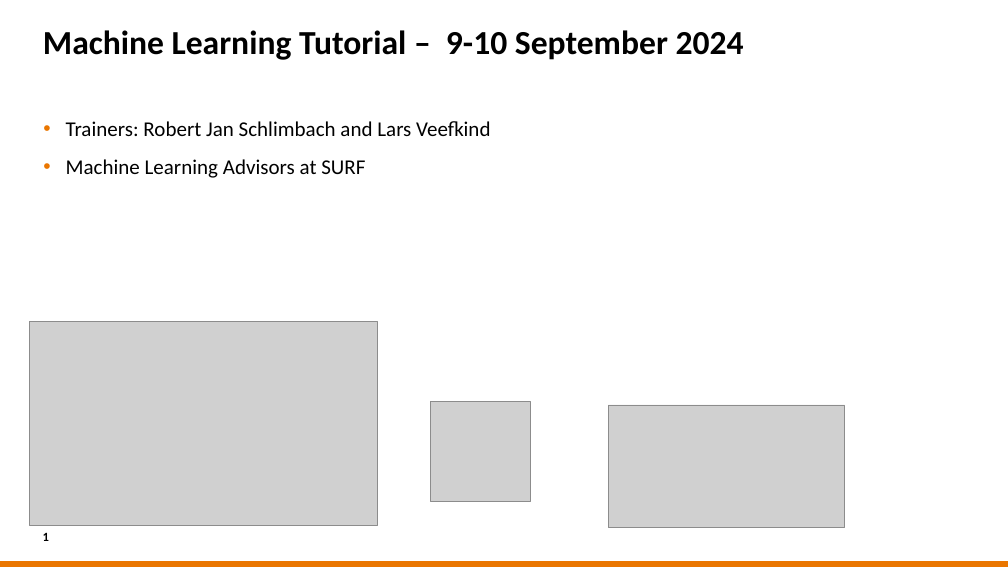
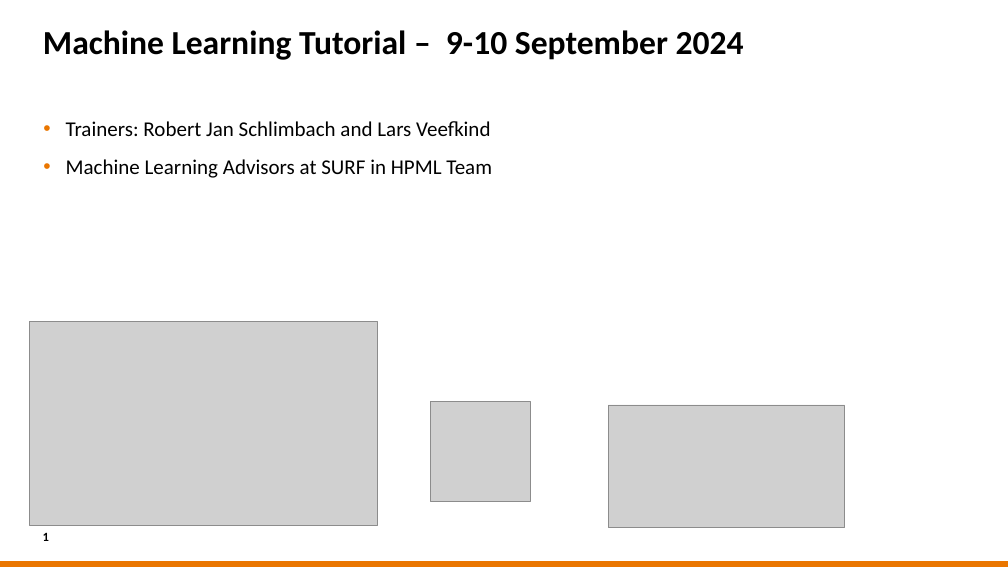
Before and after one commit to sara-nl/HPML-course-materials, a slide deck: slide 1 of Day1/slides/EuroHPC_HPML_welcome.pptx. Drawn at 1008x567 pixels with LibreOffice and Linux fonts; fonts in the diff are those of the drawing; grey boxes stand for pictures; background and template pictures are left out. Boxes give left, top, right and bottom in pixels: in the first picture for what was removed or moved away, otherwise in the second. Text is boxed around its words. In the diff, an @@ line names an element or a change of style, - is before the commit and + after.

```diff
--- a/Day1/slides/EuroHPC_HPML_welcome.pptx
+++ b/Day1/slides/EuroHPC_HPML_welcome.pptx
@@ text at [66,159,492,178]: text changed @@
-• Machine Learning Advisors at SURF
+• Machine Learning Advisors at SURF in HPML Team
```
Also in this commit, not shown: 4 other slides changed, 9 other files.
